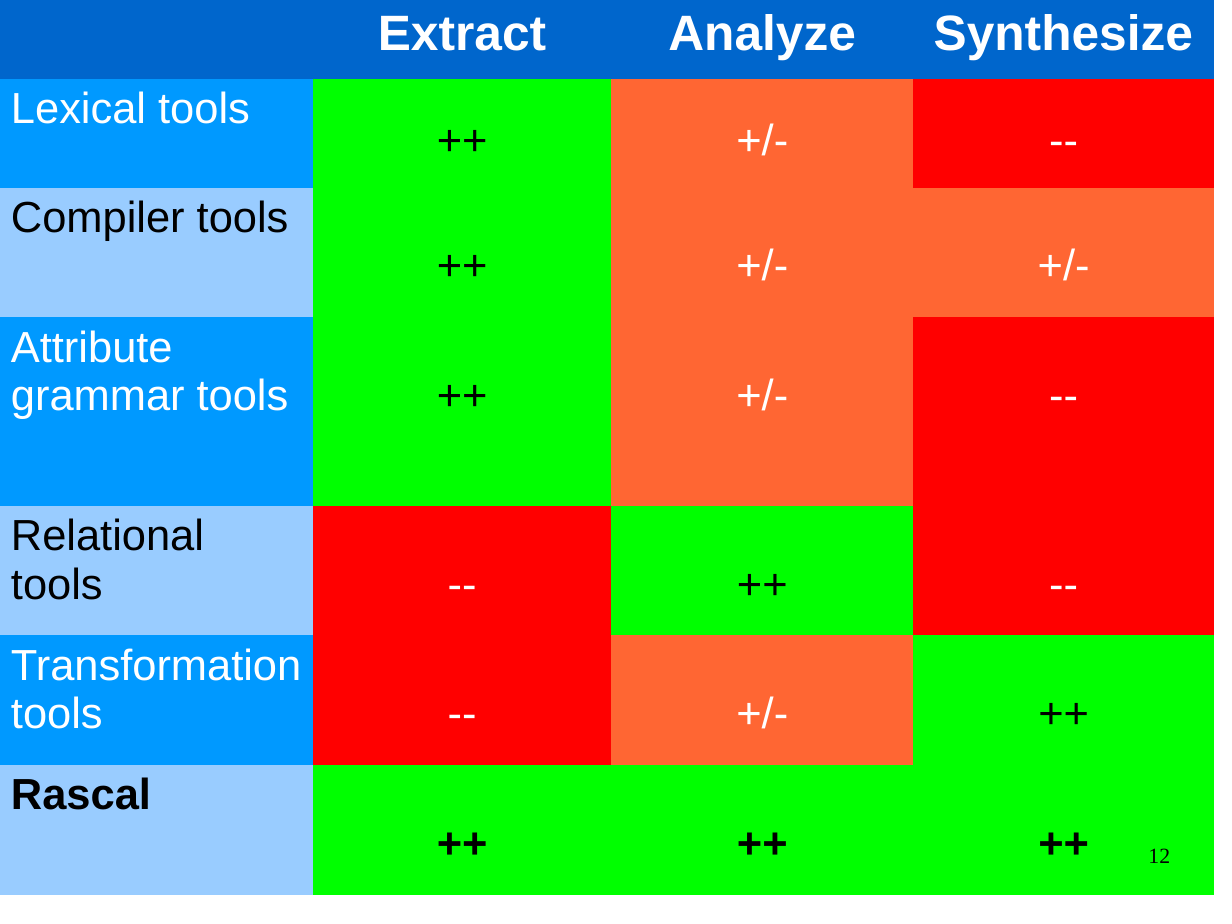
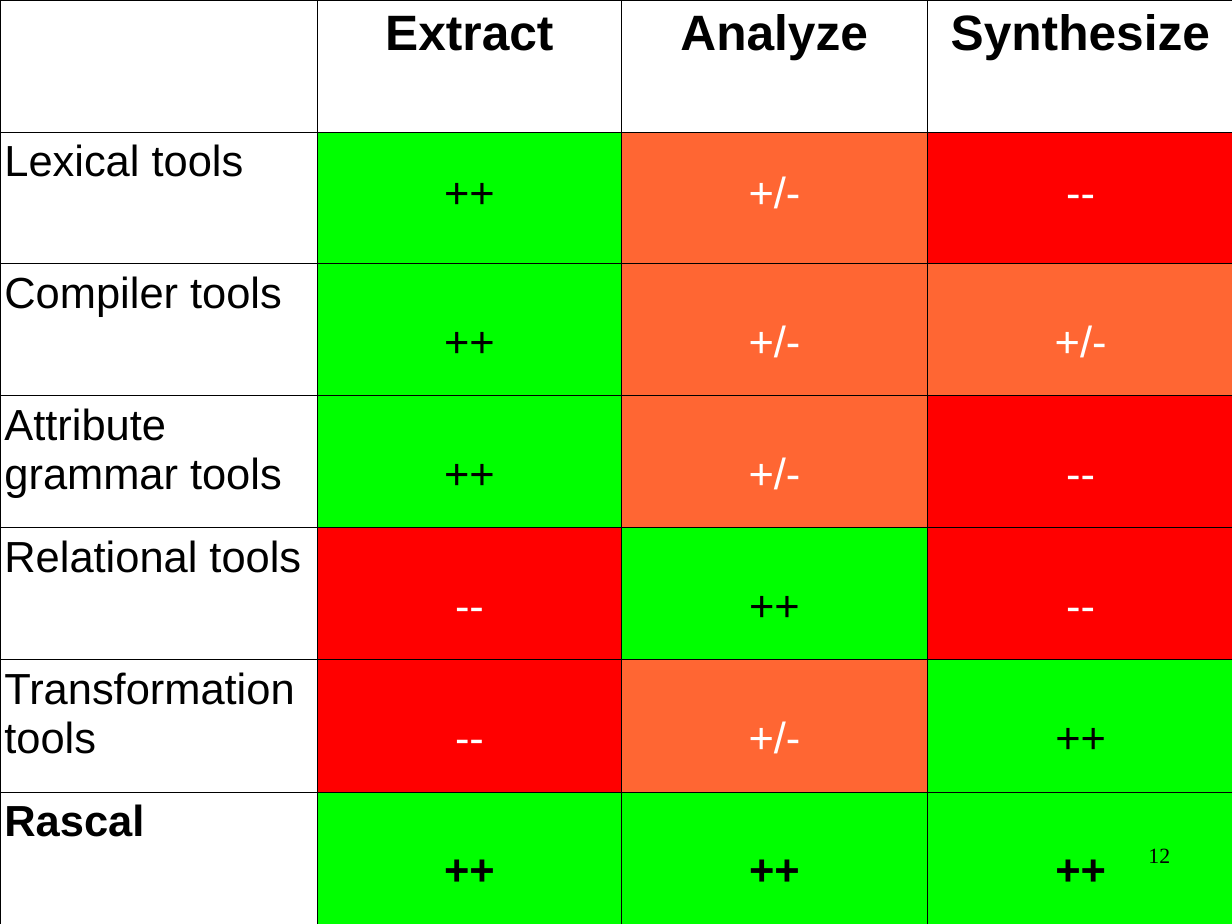
Before and after one commit to cwi-swat/meta-environment, a slide deck: slide 12 of meta-doc/analysis/rascal-slides/rascal-slides.odp. Drawn at 1232x924 pixels with LibreOffice and Linux fonts; fonts in the diff are those of the drawing; background and template pictures are left out. Boxes give left, top, right and bottom in pixels: in the first picture for what was removed or moved away, otherwise in the second. Text is boxed around its words. In the diff, an @@ line names an element or a change of style, - is before the commit and + after.

```diff
--- a/meta-doc/analysis/rascal-slides/rascal-slides.odp
+++ b/meta-doc/analysis/rascal-slides/rascal-slides.odp
@@ table at <box>0,0,1232,924</box> @@
@@ fill #0066CC to none in 3 cells @@
@@ fill #0099FF to none in 3 cells @@
@@ fill #99CCFF to none in 3 cells @@
@@ text colour #FFFFFF to #000000 in "Extract", "Analyze", "Synthesize", "Lexical tools" and 2 more places @@
@@ borders changed @@
@@ table: place and size @@
-table at <box>0,0,1214,924</box>
+table at <box>0,0,1232,924</box>
```
Also in this commit, not shown: 19 other slides changed, 5 slides added, 1 slide removed, 1 other file.
